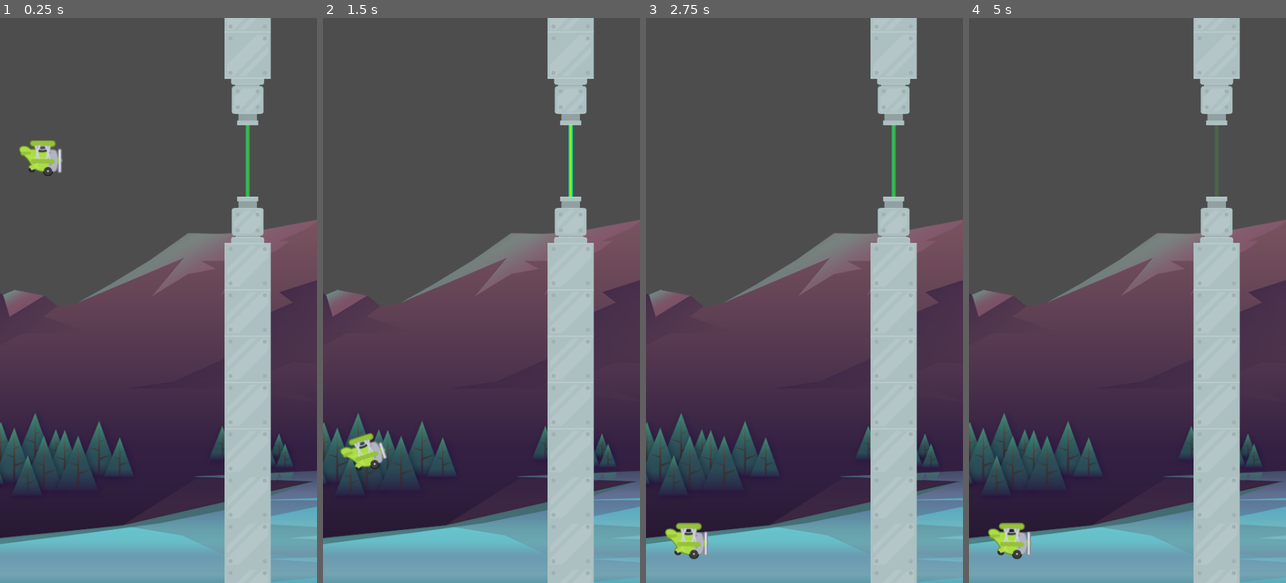
Above: before the commit, frames 1-4 (left to right).
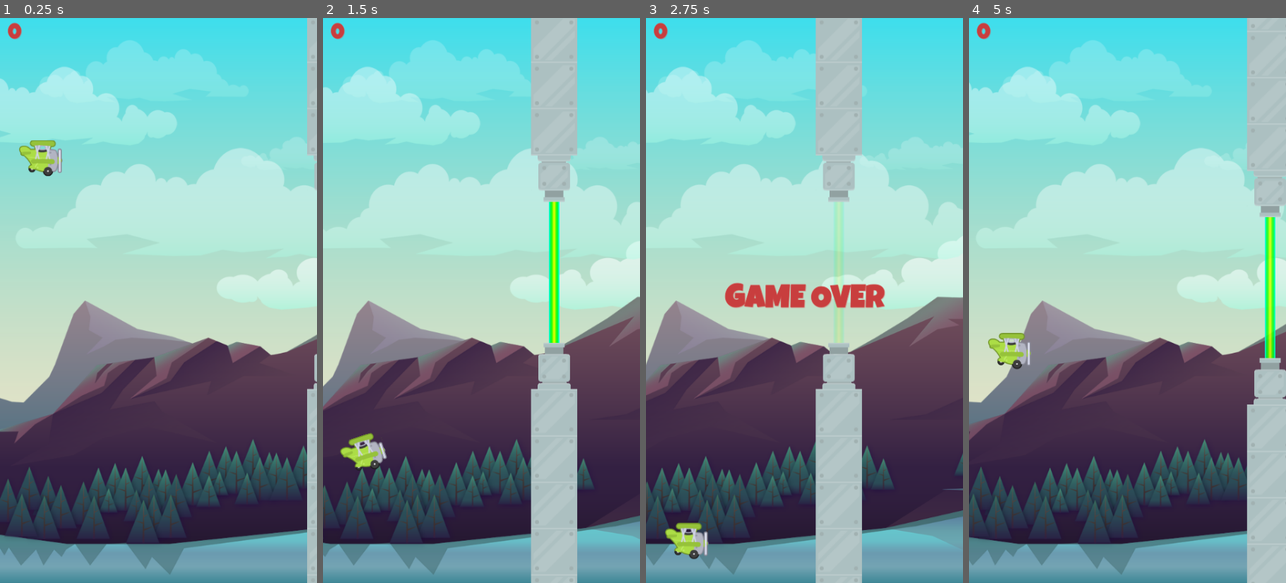
Above: after the commit, the same moments.

Repository: cemnamak/Tappy
Game: Godot game, scene res://Game/game.tscn
Same seed, same stepped clock (60 frames per second), same inputs: the game is played once before the commit and once after it. Before the commit the project has no main scene; this scene is started directly in both runs.
Inputs:
- Up to frame 1 (0.25 s): no input
- Up to frame 2 (1.5 s): tap Space (fly) at 0.6, 1.35 s
- Up to frame 3 (2.75 s): tap Space (fly) at 2.1 s
- Up to frame 4 (5 s): tap Space (fly) at 2.85, 3.6, 4.25, 4.35 s

The runs differ from the first frame. In frame 1, 83% of the frame differs, in the area x 0-100%, y 0-100%; in frame 2, 75%; in frame 3, 82%; in frame 4, 85%.

Commit message:
tappy plane is completed

Diff:
--- a/Game/game.tscn
+++ b/Game/game.tscn
@@ -1,16 +1,67 @@
-[gd_scene load_steps=5 format=3 uid="uid://bq8a874yqsk0g"]
+[gd_scene load_steps=8 format=3 uid="uid://bpk0gyjr2ieh"]
 
-[ext_resource type="Texture2D" uid="uid://c8u74c10v1ypy" path="res://assets/background/rocks_2.png" id="1_xav0q"]
 [ext_resource type="PackedScene" uid="uid://nbturjakod43" path="res://plane/plane_cb.tscn" id="2_rbxtg"]
+[ext_resource type="PackedScene" uid="uid://dkmpqy1crt5q7" path="res://scrolling_bg/scrolling_bg.tscn" id="2_s6ulc"]
 [ext_resource type="PackedScene" uid="uid://bqitbei0xtmmp" path="res://pipes/pipes.tscn" id="3_ix6yi"]
+[ext_resource type="PackedScene" uid="uid://bv6dqlklmhcc7" path="res://hud/hud.tscn" id="4_xi2kl"]
+[ext_resource type="PackedScene" uid="uid://cin3x2g3ewbq3" path="res://game_over/game_over.tscn" id="5_62rcb"]
+
+[sub_resource type="GDScript" id="GDScript_vg113"]
+script/source = "extends Node2D
+
+@export var pipes_scene:PackedScene
+@onready var spawn_u = $SpawnU
+@onready var spawn_l = $SpawnL
+@onready var pipe_holder = $PipeHolder
+@onready var spawn_timer = $SpawnTimer
+
+# Called when the node enters the scene tree for the first time.
+func _ready():
+	GameManager.on_game_over.connect(on_game_over)
+	GameManager.on_score_updated.connect(on_score_updated)
+	spawn_pipes()
+
+
+# Called every frame. 'delta' is the elapsed time since the previous frame.
+func _process(delta):
+	pass
+
+
+func spawn_pipes()-> void:
+	var y_pos = randf_range(spawn_u.position.y,spawn_l.position.y)
+	var new_pipes = pipes_scene.instantiate()
+	new_pipes.position = Vector2(spawn_u.position.x,y_pos)
+	pipe_holder.add_child(new_pipes)
+
+func stop_pipes()-> void:
+	spawn_timer.stop()
+	for pipe in pipe_holder.get_children():
+		pipe.set_process(false)
+
+func _on_timer_timeout()-> void:
+	spawn_pipes()
+
+
+func on_game_over()-> void:
+	stop_pipes()
+
+func on_score_updated()-> void:
+	if spawn_timer.wait_time > 0.9:
+		spawn_timer.wait_time -= GameManager.spawn_factor
+
+
+
+
+
+"
 
 [sub_resource type="RectangleShape2D" id="RectangleShape2D_k0hem"]
 
 [node name="Game" type="Node2D"]
+script = SubResource("GDScript_vg113")
+pipes_scene = ExtResource("3_ix6yi")
 
-[node name="Sprite2D" type="Sprite2D" parent="."]
-position = Vector2(506, 332)
-texture = ExtResource("1_xav0q")
+[node name="ScrollingBg" parent="." instance=ExtResource("2_s6ulc")]
 
 [node name="PlaneCB" parent="." instance=ExtResource("2_rbxtg")]
 position = Vector2(62, 152)
@@ -23,5 +74,33 @@
 scale = Vector2(26.4, 2.32)
 shape = SubResource("RectangleShape2D_k0hem")
 
-[node name="Pipes" parent="." instance=ExtResource("3_ix6yi")]
-position = Vector2(375, 210)
+[node name="sky" type="StaticBody2D" parent="."]
+visible = false
+position = Vector2(238.5, 833.5)
+scale = Vector2(1, 0.599995)
+
+[node name="CollisionShape2D" type="CollisionShape2D" parent="sky"]
+position = Vector2(0, -1330.84)
+scale = Vector2(26.4, 2.32)
+shape = SubResource("RectangleShape2D_k0hem")
+
+[node name="SpawnU" type="Marker2D" parent="."]
+position = Vector2(530, 340)
+
+[node name="SpawnL" type="Marker2D" parent="."]
+position = Vector2(530, 540)
+
+[node name="PipeHolder" type="Node" parent="."]
+
+[node name="SpawnTimer" type="Timer" parent="."]
+wait_time = 2.0
+autostart = true
+
+[node name="CanvasLayer" type="CanvasLayer" parent="."]
+
+[node name="Hud" parent="CanvasLayer" instance=ExtResource("4_xi2kl")]
+
+[node name="GameOver" parent="CanvasLayer" instance=ExtResource("5_62rcb")]
+visible = false
+
+[connection signal="timeout" from="SpawnTimer" to="." method="_on_timer_timeout"]
--- /dev/null
+++ b/assets/LG_48_red.tres
@@ -0,0 +1,12 @@
+[gd_resource type="LabelSettings" load_steps=2 format=3 uid="uid://cu5qf3o4vi3qu"]
+
+[ext_resource type="FontFile" uid="uid://catpyh5avt2l6" path="res://assets/fonts/LuckiestGuy-Regular.ttf" id="1_1l6yi"]
+
+[resource]
+font = ExtResource("1_1l6yi")
+font_size = 48
+font_color = Color(0.784314, 0.243137, 0.243137, 1)
+outline_size = 2
+outline_color = Color(0.843137, 0.305882, 0.305882, 1)
+shadow_size = 2
+shadow_color = Color(0.843137, 0.305882, 0.305882, 0.227451)
--- /dev/null
+++ b/assets/LG_72_red.tres
@@ -0,0 +1,12 @@
+[gd_resource type="LabelSettings" load_steps=2 format=3 uid="uid://by1vwnf7n07rx"]
+
+[ext_resource type="FontFile" uid="uid://catpyh5avt2l6" path="res://assets/fonts/LuckiestGuy-Regular.ttf" id="1_yvbxe"]
+
+[resource]
+font = ExtResource("1_yvbxe")
+font_size = 72
+font_color = Color(0.784314, 0.243137, 0.243137, 1)
+outline_size = 2
+outline_color = Color(0.843137, 0.305882, 0.305882, 1)
+shadow_size = 2
+shadow_color = Color(0.843137, 0.305882, 0.305882, 0.227451)
--- /dev/null
+++ b/assets/score_fonts.tres
@@ -0,0 +1,7 @@
+[gd_resource type="LabelSettings" load_steps=2 format=3 uid="uid://dv78feojo787h"]
+
+[ext_resource type="FontFile" uid="uid://5v6xe72n1e76" path="res://assets/fonts/gemunu-libre-v8-latin-700.ttf" id="1_m5c18"]
+
+[resource]
+font = ExtResource("1_m5c18")
+font_size = 28
--- /dev/null
+++ b/game_over/game_over.gd
@@ -0,0 +1,31 @@
+extends Control
+@onready var game_over_label = $GameOverLabel
+@onready var press_space = $PressSpace
+@onready var timer = $Timer
+
+var _can_press_space:bool = false
+@onready var game_over_sound = $GameOverSound
+
+# Called when the node enters the scene tree for the first time.
+func _ready():
+	GameManager.on_game_over.connect(on_game_over)
+
+
+# Called every frame. 'delta' is the elapsed time since the previous frame.
+func _process(delta):
+	if _can_press_space == true:
+		if Input.is_action_just_pressed("fly"):
+			GameManager.load_main_scene()
+
+func on_game_over()-> void:
+	show()
+	game_over_sound.play()
+	timer.start()
+
+func run_sequence()-> void:
+	game_over_label.hide()
+	press_space.show()
+	_can_press_space =true
+
+func _on_timer_timeout():
+	run_sequence()
--- /dev/null
+++ b/game_over/game_over.tscn
@@ -0,0 +1,62 @@
+[gd_scene load_steps=4 format=3 uid="uid://cin3x2g3ewbq3"]
+
+[ext_resource type="LabelSettings" uid="uid://cu5qf3o4vi3qu" path="res://assets/LG_48_red.tres" id="1_c0px6"]
+[ext_resource type="Script" path="res://game_over/game_over.gd" id="1_vrgq4"]
+[ext_resource type="AudioStream" uid="uid://b7qskcwo2appo" path="res://assets/audio/game_over.wav" id="3_u82jh"]
+
+[node name="GameOver" type="Control"]
+layout_mode = 3
+anchors_preset = 15
+anchor_right = 1.0
+anchor_bottom = 1.0
+grow_horizontal = 2
+grow_vertical = 2
+script = ExtResource("1_vrgq4")
+
+[node name="GameOverLabel" type="Label" parent="."]
+layout_mode = 1
+anchors_preset = 8
+anchor_left = 0.5
+anchor_top = 0.5
+anchor_right = 0.5
+anchor_bottom = 0.5
+offset_left = -111.5
+offset_top = -24.0
+offset_right = 111.5
+offset_bottom = 24.0
+grow_horizontal = 2
+grow_vertical = 2
+text = "GAME OVER
+"
+label_settings = ExtResource("1_c0px6")
+horizontal_alignment = 1
+vertical_alignment = 1
+
+[node name="PressSpace" type="Label" parent="."]
+visible = false
+layout_mode = 1
+anchors_preset = 8
+anchor_left = 0.5
+anchor_top = 0.5
+anchor_right = 0.5
+anchor_bottom = 0.5
+offset_left = -111.5
+offset_top = -24.0
+offset_right = 111.5
+offset_bottom = 24.0
+grow_horizontal = 2
+grow_vertical = 2
+text = "PRESS SPACE
+"
+label_settings = ExtResource("1_c0px6")
+horizontal_alignment = 1
+vertical_alignment = 1
+
+[node name="Timer" type="Timer" parent="."]
+wait_time = 2.0
+one_shot = true
+
+[node name="GameOverSound" type="AudioStreamPlayer" parent="."]
+stream = ExtResource("3_u82jh")
+
+[connection signal="timeout" from="Timer" to="." method="_on_timer_timeout"]
--- /dev/null
+++ b/hud/hud.gd
@@ -0,0 +1,17 @@
+extends Control
+@onready var score_label = $MC/HBoxContainer/ScoreLabel
+
+
+# Called when the node enters the scene tree for the first time.
+func _ready():
+	GameManager.on_score_updated.connect(on_score_updated)
+	on_score_updated()
+	pass # Replace with function body.
+
+
+# Called every frame. 'delta' is the elapsed time since the previous frame.
+func _process(delta):
+	pass
+
+func on_score_updated():
+	score_label.text = str(GameManager.get_score())
--- /dev/null
+++ b/hud/hud.tscn
@@ -0,0 +1,42 @@
+[gd_scene load_steps=4 format=3 uid="uid://bv6dqlklmhcc7"]
+
+[ext_resource type="Script" path="res://hud/hud.gd" id="1_okkur"]
+[ext_resource type="FontFile" uid="uid://catpyh5avt2l6" path="res://assets/fonts/LuckiestGuy-Regular.ttf" id="2_iglxb"]
+
+[sub_resource type="LabelSettings" id="LabelSettings_jx283"]
+font = ExtResource("2_iglxb")
+font_size = 32
+font_color = Color(0.784314, 0.243137, 0.243137, 1)
+outline_size = 2
+outline_color = Color(0.843137, 0.305882, 0.305882, 1)
+shadow_size = 2
+shadow_color = Color(0.843137, 0.305882, 0.305882, 0.227451)
+
+[node name="Hud" type="Control"]
+layout_mode = 3
+anchors_preset = 15
+anchor_right = 1.0
+anchor_bottom = 1.0
+grow_horizontal = 2
+grow_vertical = 2
+script = ExtResource("1_okkur")
+
+[node name="MC" type="MarginContainer" parent="."]
+layout_mode = 1
+anchors_preset = 10
+anchor_right = 1.0
+offset_bottom = 34.0
+grow_horizontal = 2
+theme_override_constants/margin_left = 12
+theme_override_constants/margin_top = 8
+theme_override_constants/margin_right = 12
+
+[node name="HBoxContainer" type="HBoxContainer" parent="MC"]
+layout_mode = 2
+size_flags_vertical = 0
+
+[node name="ScoreLabel" type="Label" parent="MC/HBoxContainer"]
+layout_mode = 2
+size_flags_horizontal = 3
+text = "000"
+label_settings = SubResource("LabelSettings_jx283")
--- /dev/null
+++ b/laser/laser.gd
@@ -0,0 +1,21 @@
+extends Area2D
+@onready var animation_player = $AnimationPlayer
+@onready var score_sound = $ScoreSound
+
+
+# Called when the node enters the scene tree for the first time.
+func _ready():
+	GameManager.on_game_over.connect(on_game_over)
+	GameManager.on_score_updated.connect(on_score_updated)
+
+
+# Called every frame. 'delta' is the elapsed time since the previous frame.
+func _process(delta):
+	pass
+
+
+func on_game_over():
+	animation_player.stop()
+
+func on_score_updated():
+	score_sound.play()
--- a/laser/laser.tscn
+++ b/laser/laser.tscn
@@ -1,9 +1,26 @@
-[gd_scene load_steps=6 format=3 uid="uid://ciefgi5b8q4ea"]
+[gd_scene load_steps=8 format=3 uid="uid://ciefgi5b8q4ea"]
 
+[ext_resource type="Script" path="res://laser/laser.gd" id="1_0cgww"]
 [ext_resource type="Texture2D" uid="uid://bhu7tvupv4eke" path="res://assets/pipes/laser2.png" id="1_tyi0n"]
+[ext_resource type="AudioStream" uid="uid://2kpk84yhde66" path="res://assets/audio/score.wav" id="3_jbwil"]
 
 [sub_resource type="RectangleShape2D" id="RectangleShape2D_l4204"]
 size = Vector2(11, 145)
+
+[sub_resource type="Animation" id="Animation_370ks"]
+length = 0.001
+tracks/0/type = "value"
+tracks/0/imported = false
+tracks/0/enabled = true
+tracks/0/path = NodePath("Sprite2D:modulate")
+tracks/0/interp = 1
+tracks/0/loop_wrap = true
+tracks/0/keys = {
+"times": PackedFloat32Array(0),
+"transitions": PackedFloat32Array(1),
+"update": 0,
+"values": [Color(1, 1, 1, 1)]
+}
 
 [sub_resource type="Animation" id="Animation_un6t7"]
 resource_name = "flash"
@@ -21,21 +38,6 @@
 "values": [Color(1, 1, 1, 0.0431373), Color(1, 1, 1, 1), Color(1, 1, 1, 0.133333)]
 }
 
-[sub_resource type="Animation" id="Animation_370ks"]
-length = 0.001
-tracks/0/type = "value"
-tracks/0/imported = false
-tracks/0/enabled = true
-tracks/0/path = NodePath("Sprite2D:modulate")
-tracks/0/interp = 1
-tracks/0/loop_wrap = true
-tracks/0/keys = {
-"times": PackedFloat32Array(0),
-"transitions": PackedFloat32Array(1),
-"update": 0,
-"values": [Color(1, 1, 1, 1)]
-}
-
 [sub_resource type="AnimationLibrary" id="AnimationLibrary_toqi2"]
 _data = {
 "RESET": SubResource("Animation_370ks"),
@@ -43,15 +45,17 @@
 }
 
 [node name="Laser" type="Area2D"]
-scale = Vector2(1, 1.64)
+scale = Vector2(1, 1.64653)
+script = ExtResource("1_0cgww")
 
 [node name="Sprite2D" type="Sprite2D" parent="."]
 position = Vector2(0, 7.5)
-scale = Vector2(0.319999, 6.04167)
+scale = Vector2(0.999998, 6.04167)
 texture = ExtResource("1_tyi0n")
 
 [node name="CollisionShape2D" type="CollisionShape2D" parent="."]
 position = Vector2(74.5, 6.5)
+scale = Vector2(1, 1.4216)
 shape = SubResource("RectangleShape2D_l4204")
 
 [node name="AnimationPlayer" type="AnimationPlayer" parent="."]
@@ -59,3 +63,6 @@
 libraries = {
 "": SubResource("AnimationLibrary_toqi2")
 }
+
+[node name="ScoreSound" type="AudioStreamPlayer" parent="."]
+stream = ExtResource("3_jbwil")
--- /dev/null
+++ b/main/Main.gd
@@ -0,0 +1,13 @@
+extends Control
+@onready var high_score_label = $MC/HB/HighScoreLabel
+
+
+# Called when the node enters the scene tree for the first time.
+func _ready():
+	high_score_label.text = str(GameManager.get_high_score())
+
+
+# Called every frame. 'delta' is the elapsed time since the previous frame.
+func _process(delta):
+	if Input.is_action_just_pressed("fly"):
+		GameManager.load_game_scene()
--- /dev/null
+++ b/main/Main.tscn
@@ -0,0 +1,140 @@
+[gd_scene load_steps=11 format=3 uid="uid://djkqmgqe8jtrf"]
+
+[ext_resource type="Script" path="res://main/Main.gd" id="1_4bxx6"]
+[ext_resource type="Texture2D" uid="uid://bwt2yt8ndcfgi" path="res://assets/background/sky.png" id="1_ouq2m"]
+[ext_resource type="LabelSettings" uid="uid://by1vwnf7n07rx" path="res://assets/LG_72_red.tres" id="3_8u2d2"]
+[ext_resource type="FontFile" uid="uid://catpyh5avt2l6" path="res://assets/fonts/LuckiestGuy-Regular.ttf" id="4_riq2j"]
+[ext_resource type="AudioStream" uid="uid://iuvsbprd112i" path="res://assets/audio/bgm_menu.mp3" id="5_8jpfl"]
+
+[sub_resource type="LabelSettings" id="LabelSettings_wquao"]
+font = ExtResource("4_riq2j")
+font_size = 48
+outline_size = 5
+outline_color = Color(0.223529, 0.235294, 0.615686, 1)
+shadow_size = 7
+shadow_color = Color(0.278431, 0.486275, 0.937255, 0.835294)
+shadow_offset = Vector2(2.08165e-12, 5)
+
+[sub_resource type="LabelSettings" id="LabelSettings_w5k4y"]
+font = ExtResource("4_riq2j")
+font_size = 24
+font_color = Color(0.784314, 0.243137, 0.243137, 1)
+outline_size = 2
+outline_color = Color(0.843137, 0.305882, 0.305882, 1)
+shadow_size = 2
+shadow_color = Color(0.843137, 0.305882, 0.305882, 0.227451)
+
+[sub_resource type="Animation" id="Animation_pw2kd"]
+length = 0.001
+tracks/0/type = "value"
+tracks/0/imported = false
+tracks/0/enabled = true
+tracks/0/path = NodePath(".:label_settings:font_size")
+tracks/0/interp = 1
+tracks/0/loop_wrap = true
+tracks/0/keys = {
+"times": PackedFloat32Array(0),
+"transitions": PackedFloat32Array(1),
+"update": 1,
+"values": [48]
+}
+
+[sub_resource type="Animation" id="Animation_eslh0"]
+resource_name = "font_size"
+loop_mode = 1
+tracks/0/type = "value"
+tracks/0/imported = false
+tracks/0/enabled = true
+tracks/0/path = NodePath(".:label_settings:font_size")
+tracks/0/interp = 1
+tracks/0/loop_wrap = false
+tracks/0/keys = {
+"times": PackedFloat32Array(0, 0.5, 1),
+"transitions": PackedFloat32Array(1, 1, 1),
+"update": 0,
+"values": [48, 44, 48]
+}
+
+[sub_resource type="AnimationLibrary" id="AnimationLibrary_5dulq"]
+_data = {
+"RESET": SubResource("Animation_pw2kd"),
+"font_size": SubResource("Animation_eslh0")
+}
+
+[node name="Main" type="Control"]
+layout_mode = 3
+anchors_preset = 15
+anchor_right = 1.0
+anchor_bottom = 1.0
+grow_horizontal = 2
+grow_vertical = 2
+script = ExtResource("1_4bxx6")
+
+[node name="TextureRect" type="TextureRect" parent="."]
+layout_mode = 1
+anchors_preset = 15
+anchor_right = 1.0
+anchor_bottom = 1.0
+grow_horizontal = 2
+grow_vertical = 2
+texture = ExtResource("1_ouq2m")
+expand_mode = 4
+
+[node name="MC" type="MarginContainer" parent="."]
+layout_mode = 1
+anchors_preset = 15
+anchor_right = 1.0
+anchor_bottom = 1.0
+grow_horizontal = 2
+grow_vertical = 2
+theme_override_constants/margin_left = 12
+theme_override_constants/margin_top = 32
+theme_override_constants/margin_right = 12
+theme_override_constants/margin_bottom = 24
+
+[node name="Label" type="Label" parent="MC"]
+layout_mode = 2
+size_flags_vertical = 0
+text = "TAPPY
+PLANE"
+label_settings = ExtResource("3_8u2d2")
+horizontal_alignment = 1
+vertical_alignment = 1
+
+[node name="Label2" type="Label" parent="MC"]
+layout_mode = 2
+size_flags_horizontal = 4
+theme_override_font_sizes/font_size = 45
+text = "Press Space
+To Play"
+label_settings = SubResource("LabelSettings_wquao")
+horizontal_alignment = 1
+vertical_alignment = 1
+
+[node name="HB" type="HBoxContainer" parent="MC"]
+layout_mode = 2
+size_flags_vertical = 8
+
+[node name="Label" type="Label" parent="MC/HB"]
+layout_mode = 2
+size_flags_horizontal = 3
+text = "High Score : "
+label_settings = SubResource("LabelSettings_w5k4y")
+
+[node name="HighScoreLabel" type="Label" parent="MC/HB"]
+layout_mode = 2
+size_flags_horizontal = 3
+text = "000"
+label_settings = SubResource("LabelSettings_w5k4y")
+horizontal_alignment = 2
+
+[node name="MenuMusic" type="AudioStreamPlayer" parent="."]
+stream = ExtResource("5_8jpfl")
+autoplay = true
+
+[node name="AnimationPlayer" type="AnimationPlayer" parent="."]
+root_node = NodePath("../MC/Label2")
+autoplay = "font_size"
+libraries = {
+"": SubResource("AnimationLibrary_5dulq")
+}
--- /dev/null
+++ b/pipes/pipes.gd
@@ -0,0 +1,23 @@
+extends Node2D
+
+
+
+
+
+# Called every frame. 'delta' is the elapsed time since the previous frame.
+func _process(delta):
+	position.x -= GameManager.scroll_speed * delta
+
+func _on_screen_exited():
+	queue_free()
+
+func _on_body_entered(body):
+	if body.is_in_group(GameManager.GROUP_PLANE):
+		body.die()
+	pass # Replace with function body.
+
+
+func _on_laser_body_entered(body):
+	if body.is_in_group(GameManager.GROUP_PLANE):
+		GameManager.increment_score()
+		GameManager.scroll_speed += GameManager.pipe_scroll_factor
--- a/pipes/pipes.tscn
+++ b/pipes/pipes.tscn
@@ -1,15 +1,26 @@
-[gd_scene load_steps=3 format=3 uid="uid://bqitbei0xtmmp"]
+[gd_scene load_steps=4 format=3 uid="uid://bqitbei0xtmmp"]
 
 [ext_resource type="PackedScene" uid="uid://ciefgi5b8q4ea" path="res://laser/laser.tscn" id="1_kig2e"]
+[ext_resource type="Script" path="res://pipes/pipes.gd" id="1_rh5ee"]
 [ext_resource type="PackedScene" uid="uid://ddxcek4jxb5o4" path="res://pipe/pipe.tscn" id="2_nqc2l"]
 
 [node name="Pipes" type="Node2D"]
+script = ExtResource("1_rh5ee")
 
 [node name="Laser" parent="." instance=ExtResource("1_kig2e")]
+scale = Vector2(1, 1.63445)
 
 [node name="Upper" parent="." instance=ExtResource("2_nqc2l")]
-position = Vector2(2.08165e-12, -48)
+position = Vector2(2.08165e-12, -93)
 rotation = 3.14159
 
 [node name="Lower" parent="." instance=ExtResource("2_nqc2l")]
-position = Vector2(0, 60)
+position = Vector2(0, 120)
+
+[node name="VisibleOnScreenNotifier2D" type="VisibleOnScreenNotifier2D" parent="."]
+position = Vector2(91, -2)
+
+[connection signal="body_entered" from="Laser" to="." method="_on_laser_body_entered"]
+[connection signal="body_entered" from="Upper" to="." method="_on_body_entered"]
+[connection signal="body_entered" from="Lower" to="." method="_on_body_entered"]
+[connection signal="screen_exited" from="VisibleOnScreenNotifier2D" to="." method="_on_screen_exited"]
--- a/plane/plane_cb.gd
+++ b/plane/plane_cb.gd
@@ -1,4 +1,5 @@
 extends CharacterBody2D
+#signal on_plane_died
 
 
 const GRAVITY:float = 1800.0
@@ -6,19 +7,18 @@
 @onready var animation_player = $AnimationPlayer
 @onready var animated_sprite_2d = $AnimatedSprite2D
 
-# Called when the node enters the scene tree for the first time.
-func _ready():
-	pass # Replace with function body.
+var _dead:bool = false
+@onready var engine_sound = $EngineSound
+@onready var collision_shape_2d = $"../sky/CollisionShape2D"
 
 
 func _physics_process(delta):
 	velocity.y += GRAVITY * delta
+
 	fly()
 	move_and_slide()
 	if is_on_floor():
 		die()
-
-
 
 func fly() -> void:
 	if Input.is_action_just_pressed("fly"):
@@ -26,5 +26,10 @@
 		animation_player.play("fly")
 
 func die()->void:
+	if _dead:
+		return
+	_dead = true
 	animated_sprite_2d.stop()
+	engine_sound.stop()
+	GameManager.on_game_over.emit()
 	set_physics_process(false)
--- a/plane/plane_cb.tscn
+++ b/plane/plane_cb.tscn
@@ -1,7 +1,8 @@
-[gd_scene load_steps=10 format=3 uid="uid://nbturjakod43"]
+[gd_scene load_steps=11 format=3 uid="uid://nbturjakod43"]
 
 [ext_resource type="Texture2D" uid="uid://bbft46mny2wc3" path="res://assets/plane/planes_sheet.png" id="1_dguvg"]
 [ext_resource type="Script" path="res://plane/plane_cb.gd" id="1_npubc"]
+[ext_resource type="AudioStream" uid="uid://o3pixfhhw7ic" path="res://assets/audio/engine.mp3" id="3_h8vep"]
 
 [sub_resource type="AtlasTexture" id="AtlasTexture_egexl"]
 atlas = ExtResource("1_dguvg")
@@ -56,7 +57,7 @@
 "fly": SubResource("Animation_sjghd")
 }
 
-[node name="PlaneCB" type="CharacterBody2D"]
+[node name="PlaneCB" type="CharacterBody2D" groups=["plane"]]
 scale = Vector2(0.75, 0.75)
 script = ExtResource("1_npubc")
 
@@ -72,3 +73,7 @@
 libraries = {
 "": SubResource("AnimationLibrary_tn7sn")
 }
+
+[node name="EngineSound" type="AudioStreamPlayer" parent="."]
+stream = ExtResource("3_h8vep")
+autoplay = true
--- a/project.godot
+++ b/project.godot
@@ -11,8 +11,13 @@
 [application]
 
 config/name="Tappy"
+run/main_scene="res://main/Main.tscn"
 config/features=PackedStringArray("4.0", "Mobile")
 config/icon="res://icon.svg"
+
+[autoload]
+
+GameManager="*res://singletons/game_manager.gd"
 
 [display]
 
--- /dev/null
+++ b/scrolling_bg/scrolling_bg.gd
@@ -0,0 +1,22 @@
+extends ParallaxBackground
+
+var speed:float = 0
+# Called when the node enters the scene tree for the first time.
+func _ready():
+	GameManager.on_game_over.connect(on_game_over)
+	GameManager.on_score_updated.connect(on_score_updated)
+	speed = GameManager.scroll_speed
+
+
+
+# Called every frame. 'delta' is the elapsed time since the previous frame.
+func _process(delta):
+	scroll_offset.x += speed * delta * -1
+	pass
+
+func on_game_over()-> void:
+	set_process(false)
+
+func on_score_updated()->void:
+	if speed < 250:
+		speed += 0.5
--- /dev/null
+++ b/scrolling_bg/scrolling_bg.tscn
@@ -0,0 +1,36 @@
+[gd_scene load_steps=9 format=3 uid="uid://dkmpqy1crt5q7"]
+
+[ext_resource type="Script" path="res://scrolling_bg/scrolling_bg.gd" id="1_16nth"]
+[ext_resource type="PackedScene" uid="uid://10kpf03f3co" path="res://scrolling_layers/scrolling_layers.tscn" id="2_jxb20"]
+[ext_resource type="Texture2D" uid="uid://bwt2yt8ndcfgi" path="res://assets/background/sky.png" id="3_7setk"]
+[ext_resource type="Texture2D" uid="uid://drssly30xckt0" path="res://assets/background/clouds_2.png" id="4_xi3y3"]
+[ext_resource type="Texture2D" uid="uid://h2ttv3byln6" path="res://assets/background/clouds_1.png" id="5_fwqsm"]
+[ext_resource type="Texture2D" uid="uid://bl160cqy8jxii" path="res://assets/background/rocks_1.png" id="5_qjf0b"]
+[ext_resource type="Texture2D" uid="uid://cj68hlp2begk0" path="res://assets/background/clouds_4.png" id="6_2blun"]
+[ext_resource type="Texture2D" uid="uid://c8u74c10v1ypy" path="res://assets/background/rocks_2.png" id="6_er1a0"]
+
+[node name="ScrollingBg" type="ParallaxBackground"]
+script = ExtResource("1_16nth")
+
+[node name="ScrollingLayers" parent="." instance=ExtResource("2_jxb20")]
+texture = ExtResource("3_7setk")
+
+[node name="ScrollingLayers6" parent="." instance=ExtResource("2_jxb20")]
+texture = ExtResource("6_2blun")
+scroll_scale = 0.1
+
+[node name="ScrollingLayers5" parent="." instance=ExtResource("2_jxb20")]
+texture = ExtResource("5_fwqsm")
+scroll_scale = 0.2
+
+[node name="ScrollingLayers2" parent="." instance=ExtResource("2_jxb20")]
+texture = ExtResource("4_xi3y3")
+scroll_scale = 0.3
+
+[node name="ScrollingLayers3" parent="." instance=ExtResource("2_jxb20")]
+texture = ExtResource("5_qjf0b")
+scroll_scale = 0.4
+
+[node name="ScrollingLayers4" parent="." instance=ExtResource("2_jxb20")]
+texture = ExtResource("6_er1a0")
+scroll_scale = 0.6
--- /dev/null
+++ b/scrolling_layers/scrolling_layers.gd
@@ -0,0 +1,15 @@
+extends ParallaxLayer
+
+@onready var sprite_2d = $Sprite2D
+
+@export var texture:Texture
+@export var scroll_scale:float = 0.0
+@export var tx_x:float = 1920.0
+@export var tx_y:float = 1080.0
+# Called when the node enters the scene tree for the first time.
+func _ready():
+	motion_scale.x = scroll_scale
+	var scale_f = get_viewport_rect().size.y / tx_y
+	sprite_2d.texture = texture
+	sprite_2d.scale = Vector2(scale_f,scale_f)
+	motion_mirroring.x = tx_x * scale_f
--- /dev/null
+++ b/scrolling_layers/scrolling_layers.tscn
@@ -0,0 +1,9 @@
+[gd_scene load_steps=2 format=3 uid="uid://10kpf03f3co"]
+
+[ext_resource type="Script" path="res://scrolling_layers/scrolling_layers.gd" id="1_gnonj"]
+
+[node name="ScrollingLayers" type="ParallaxLayer"]
+script = ExtResource("1_gnonj")
+
+[node name="Sprite2D" type="Sprite2D" parent="."]
+centered = false
--- /dev/null
+++ b/singletons/game_manager.gd
@@ -0,0 +1,36 @@
+extends Node
+
+signal on_game_over
+signal on_score_updated
+var scroll_speed: float = 120
+var pipe_scroll_factor:float = 0.5
+var spawn_factor:float = 0.1
+const GROUP_PLANE : String = "plane"
+
+var _score:int = 0
+var _high_score:int = 0
+
+func set_score(v:int)->void:
+	_score =v
+	if _score > _high_score:
+		_high_score = _score
+	on_score_updated.emit()
+
+func increment_score() -> void:
+	set_score(_score + 1)
+
+func get_score() -> int:
+	return _score
+
+func get_high_score()-> int:
+	return _high_score
+
+var game_scene: PackedScene = preload("res://game/game.tscn")
+var main_scene: PackedScene = preload("res://main/Main.tscn")
+
+func load_game_scene()-> void:
+	get_tree().change_scene_to_packed(game_scene)
+
+func load_main_scene()-> void:
+	set_score(0)
+	get_tree().change_scene_to_packed(main_scene)
Not shown, changed: assets/audio/bgm_menu.mp3.import
Not shown, changed: assets/audio/engine.mp3.import
